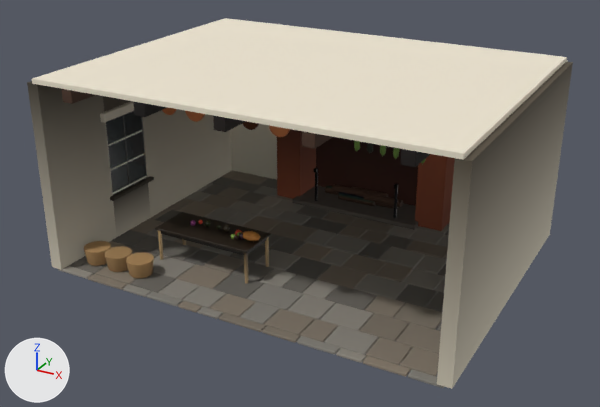
Two versions of the glTF model public/yw9-spit/kitchen.glb, one commit apart.
One viewpoint serves both versions: a camera (50 mm lens) standing at (8.07, -15.19, 8.71) and looking at (-0.08, -0.38, 1.3). Every picture has the same lights, and +X, +Y and +Z are marked at lower left. The first picture is the older version. Vertices at exactly the same position are counted once.

Objects in the first picture: 'kitchen.bark.8', 'kitchen.brick.10', 'kitchen.brick.9', 'kitchen.glass.3', 'kitchen.metal.13', 'kitchen.plank.17', 'kitchen.plank.24', 'kitchen.plaster.6', 'kitchen.plaster.7', 'kitchen.stone.0', 'kitchen.stone.1', 'kitchen.stone.11', 'kitchen.stone.2', 'kitchen.stone.5' and 6 more.
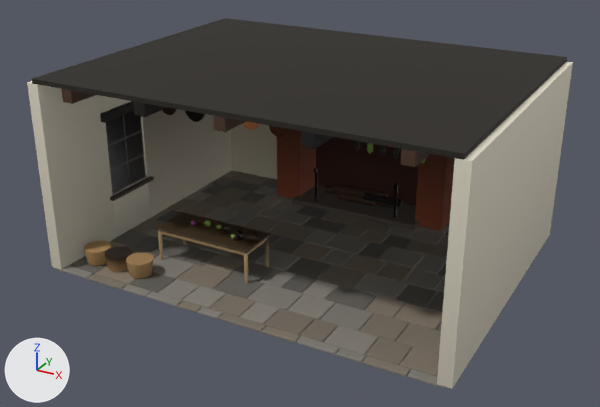
Location of each change, [x1, y1, x2, y2] in pixels of the pictures (600 x 407 px):
part 1 of me_kw_sill_001, recoloured (white to black)
    both: [100, 101, 134, 123]
part 2 of me_kwall_w_006, recoloured (lighter)
    both: [27, 60, 573, 349]
part 3 of me_kceil_001, recoloured (white to black)
    both: [32, 18, 567, 160]
part 4 of me_mant_pot0_001, recoloured
    both: [242, 121, 259, 130]
part 5 of me_mant_pot0_001, recoloured
    both: [162, 108, 290, 137]
part 6 of me_mant_pot0_001, recoloured
    both: [185, 111, 205, 122]
part 7 of me_ktable_top_001, recoloured
    both: [158, 234, 269, 277]
part 8 of me_ktable_top_001, recoloured
    both: [155, 217, 271, 253]
part 9 of me_ktable_top_001, recoloured
    both: [161, 231, 266, 255]
part 10 of me_ktable_top_001, recoloured
    both: [244, 253, 248, 277]
part 11 of me_basket0_001, recoloured
    both: [106, 258, 128, 269]
part 12 of me_basket0_001, recoloured (darker)
    both: [104, 246, 132, 269]

Diff of the bpy script that builds the scene:
```diff
--- a/public/yw9-spit/kitchen.glb.py
+++ b/public/yw9-spit/kitchen.glb.py
@@ me_kw_sill_001 @@
 me_kw_sill_001.from_pydata(...)  # 112 vertices, 216 faces; spans x -4.56..-4.25, y -1.79..-0.21, z 1.01..3.12
+# me_kw_sill_001 part 1: 108 faces centred in x -4.56..-4.26, y -1.79..-0.21, z 2.92..3.12 are repainted in the vertex colours; the middle colour goes from white #fafafb to black #221f1c
 me_kw_sill_001.materials.append(mat_stone__cfc6b4)
@@ me_kwall_w_006 @@
 me_kwall_w_006.from_pydata(...)  # 48 vertices, 72 faces; spans x -4.64..4.64, y -3.5..3.64, z 0.0..4.2
+# me_kwall_w_006 part 2: 72 faces centred in x -4.64..4.64, y -3.5..3.64, z 0.0..4.2 are repainted in the vertex colours, in many colours
 me_kwall_w_006.materials.append(mat_plaster__ece4d0)
@@ me_kceil_001 @@
 me_kceil_001.from_pydata(...)  # 8 vertices, 12 faces; spans x -4.5..4.5, y -3.5..3.5, z 4.2..4.3
+# me_kceil_001 part 3: 12 faces centred in x -4.5..4.5, y -3.5..3.5, z 4.2..4.3 are repainted in the vertex colours; the middle colour goes from white #ffffff to black #282521
 me_kceil_001.materials.append(mat_plaster__efe6d2)
@@ me_mant_pot0_001 @@
 me_mant_pot0_001.from_pydata(...)  # 440 vertices, 832 faces; spans x -3.76..1.91, y -1.23..2.51, z 3.11..3.59
+# me_mant_pot0_001 part 4: 348 faces centred in x -1.66..1.01, y -1.23..2.51, z 3.15..3.57 are repainted in the vertex colours; the middle colour goes from dark grey #4e4842 to white #f9fafa
+# me_mant_pot0_001 part 5: 288 faces centred in x -3.76..1.91, y -1.23..2.51, z 3.11..3.59 are repainted in the vertex colours; the middle colour goes from white #fbfcfc to dark grey #514b45
+# me_mant_pot0_001 part 6: 76 faces centred in x -2.44..-1.96, y -1.23..-1.17, z 3.11..3.59 are repainted in the vertex colours; the middle colour goes from white #f6f7f8 to black #12100e
 me_mant_pot0_001.materials.append(mat_metal__c87a4a)
@@ me_ktable_top_001 @@
 me_ktable_top_001.from_pydata(...)  # 336 vertices, 648 faces; spans x -2.8..-0.4, y -2.1..-1.1, z 0.0..0.8
+# me_ktable_top_001 part 7: 270 faces centred in x -2.76..-0.44, y -2.06..-1.14, z 0.0..0.75 are repainted in the vertex colours; the middle colour goes from light grey #dddddd to light grey #d5d6d6
+# me_ktable_top_001 part 8: 108 faces centred in x -2.8..-0.4, y -2.1..-1.1, z 0.75..0.8 are repainted in the vertex colours; the middle colour goes from dark grey #302c28 to dark grey #544e47
+# me_ktable_top_001 part 9: 108 faces centred in x -2.74..-0.46, y -2.04..-1.16, z 0.65..0.75 are repainted in the vertex colours; the middle colour goes from black #13110f to white #fdfdfd
+# me_ktable_top_001 part 10: 108 faces centred in x -2.76..-0.44, y -2.06..-1.14, z 0.5..0.75 are repainted in the vertex colours; the middle colour goes from dark grey #58524b to white #f3f5f6
 me_ktable_top_001.materials.append(mat_plank__c8a878)
@@ me_basket0_001 @@
 me_basket0_001.from_pydata(...)  # 95 vertices, 180 faces; spans x -4.2..-2.4, y -3.1..-2.5, z 0.03..0.38
+# me_basket0_001 part 11: 58 faces centred in x -4.14..-2.46, y -3.06..-2.54, z 0.03..0.14 are repainted in the vertex colours; the middle colour goes from light grey #dddddd to light grey #e0e0df
+# me_basket0_001 part 12: 30 faces centred in x -3.58..-3.02, y -3.08..-2.52, z 0.26..0.38 are repainted in the vertex colours; the middle colour goes from white #edeff1 to brown #362d21
 me_basket0_001.materials.append(mat_plank__b08a5a)
```
